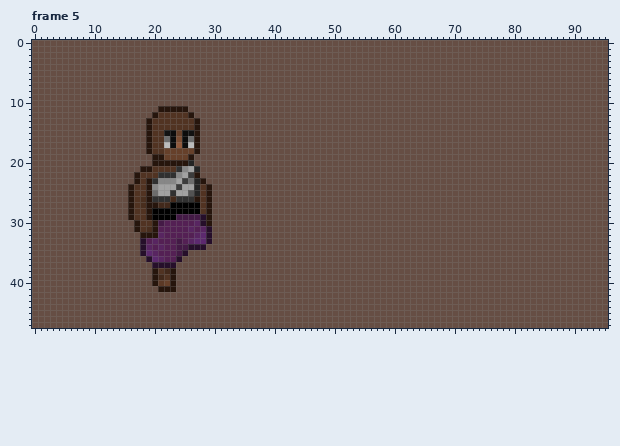
Animated GIF sprite -- Assets/Animations/KOHR_SE_ForwardStance.gif. The first picture shows the starting point.
The file is 384x192 pixels, drawn in blocks of 4x4; one block is one cell here. Colours within 5 levels of each other are drawn and written as one. Shown: frame 5. The commit also changed other frames, which this record leaves out.
And afterwards:
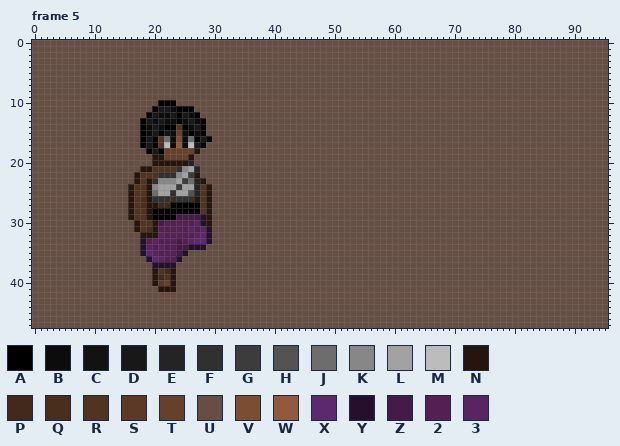
Palette (. is transparent): A #000000  B #0c0c0c  C #121212  D #181818  E #242424  F #303030  G #3c3c3c  H #535353  J #6d6d6d  K #878787  L #a2a2a2  M #bcbcbc  N #26150c  P #42291b  Q #492e1e  R #513322  S #5b3926  T #66402a  U #664e44  V #7b4d33  W #915a3c  X #5c296e  Y #260f2a  Z #441a46  2 #542054  3 #582561
Message: Adds hair to Kohr Fist
The edit:
Frame 5:
Colour A replaces colour C in row 15 at x 26.
Colour A replaces colour N in row 11 at x 24 to 25; in row 16 at x 27; in row 18 at x 19.
Colour A replaces colour R in rows 12 to 13 at x 24; in row 14 at x 22 to 23 and 25; in row 15 at x 21; in rows 16 to 17 at x 20; in row 18 at x 21.
Colour A replaces colour U in row 10 at x 21 to 23; in row 11 at x 20 and 26; in row 12 at x 19 and 27; in rows 13 to 15 at x 18 and 28; in row 16 at x 18 and 29; in row 17 at x 18 and 28.
Colour B replaces colour N in row 11 at x 23; in row 12 at x 26; in row 13 at x 27; in row 14 at x 19; in row 15 at x 19 and 27.
Colour B replaces colour R in row 12 at x 21 to 22; in row 13 at x 20, 22 to 23 and 25; in row 14 at x 21 and 26.
Colour D replaces colour N in row 11 at x 21 to 22; in row 12 at x 20; in row 13 at x 19; in row 14 at x 27; in row 16 at x 19; in row 17 at x 19 and 27.
Colour D replaces colour R in row 12 at x 23 and 25; in row 13 at x 21 and 26; in rows 14 to 15 at x 20; in row 18 at x 20.
Colour D replaces colour U in row 16 at x 28.
